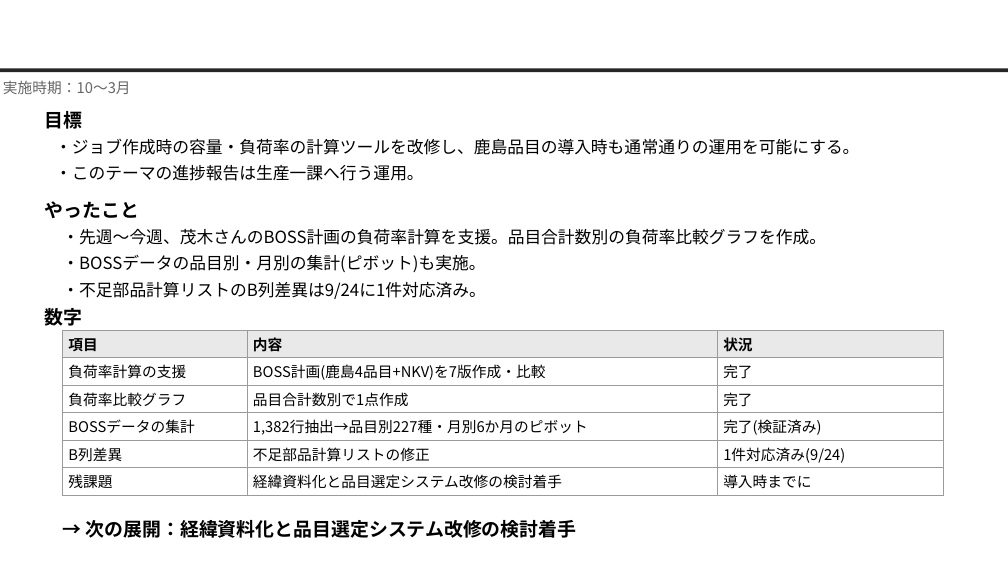
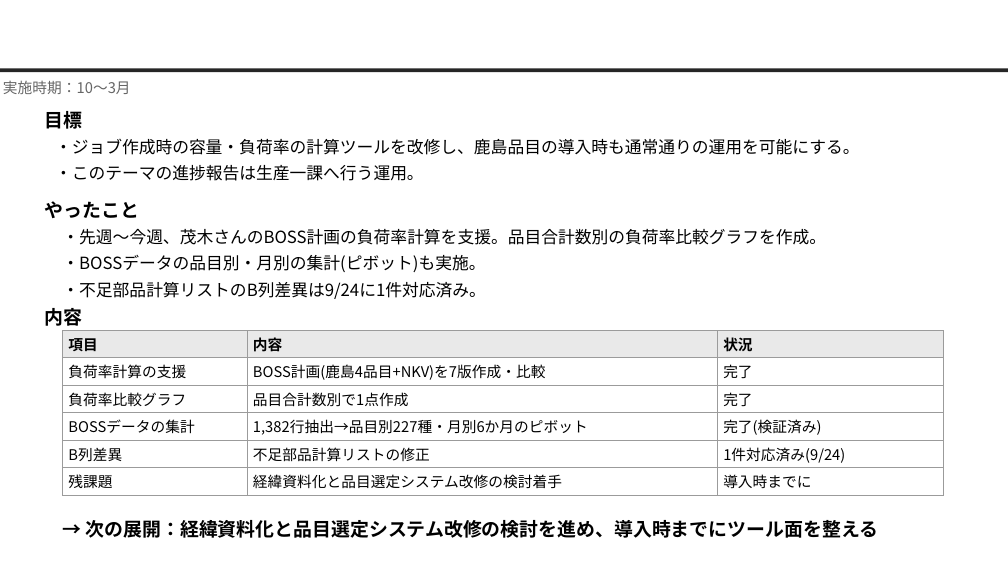
Before and after one commit to nk-shino/work_vault, a slide deck: slide 5 of workvault-sync/10_業務全般/業務報告/9月業務報告(篠原).pptx. Drawn at 1008x567 pixels with LibreOffice and Linux fonts; fonts in the diff are those of the drawing; background and template pictures are left out. Boxes give left, top, right and bottom in pixels: in the first picture for what was removed or moved away, otherwise in the second. Text is boxed around its words. In the diff, an @@ line names an element or a change of style, - is before the commit and + after.

```diff
--- a/workvault-sync/10_業務全般/業務報告/9月業務報告(篠原).pptx
+++ b/workvault-sync/10_業務全般/業務報告/9月業務報告(篠原).pptx
@@ text at bbox=[45, 308, 83, 326]: text changed @@
-数字
+内容
@@ text at bbox=[86, 520, 879, 538]: text changed @@
-→ 次の展開：経緯資料化と品目選定システム改修の検討着手
+→ 次の展開：経緯資料化と品目選定システム改修の検討を進め、導入時までにツール面を整える
```
Also in this commit, not shown: 4 other slides changed, 3 other files.
